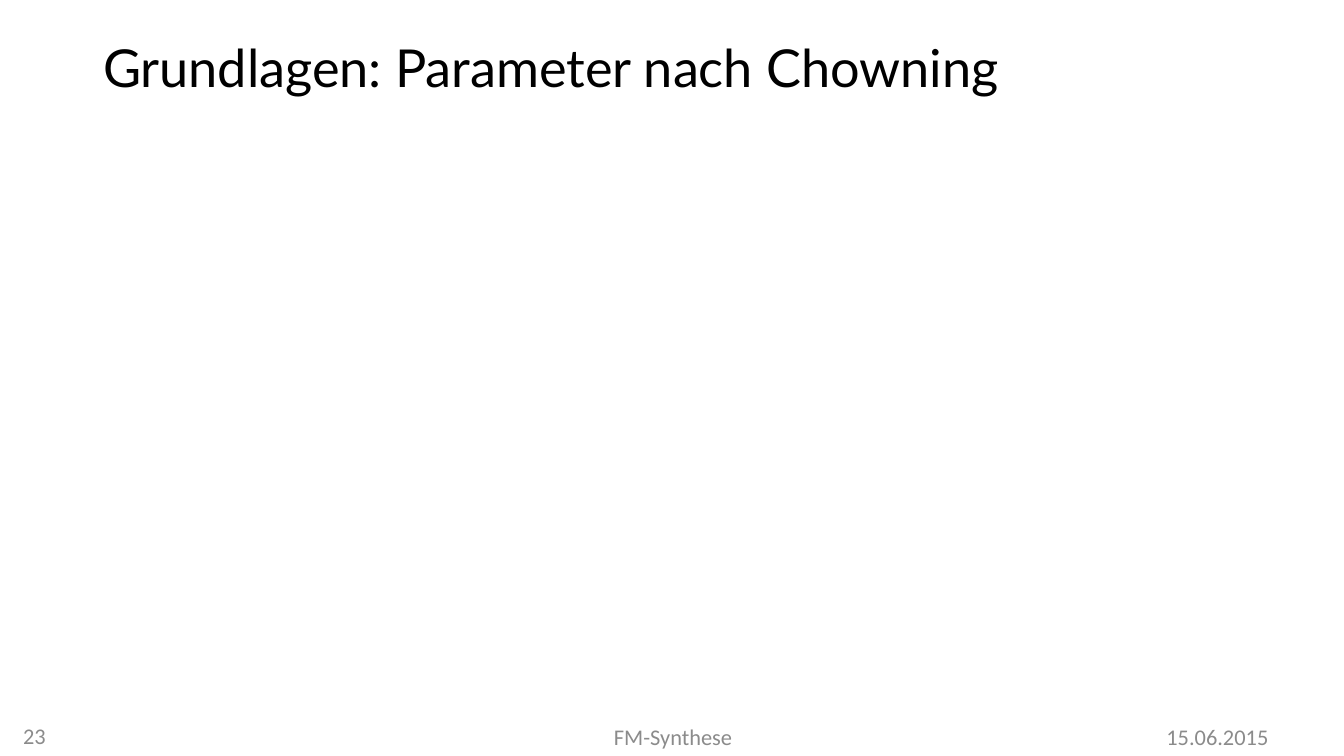
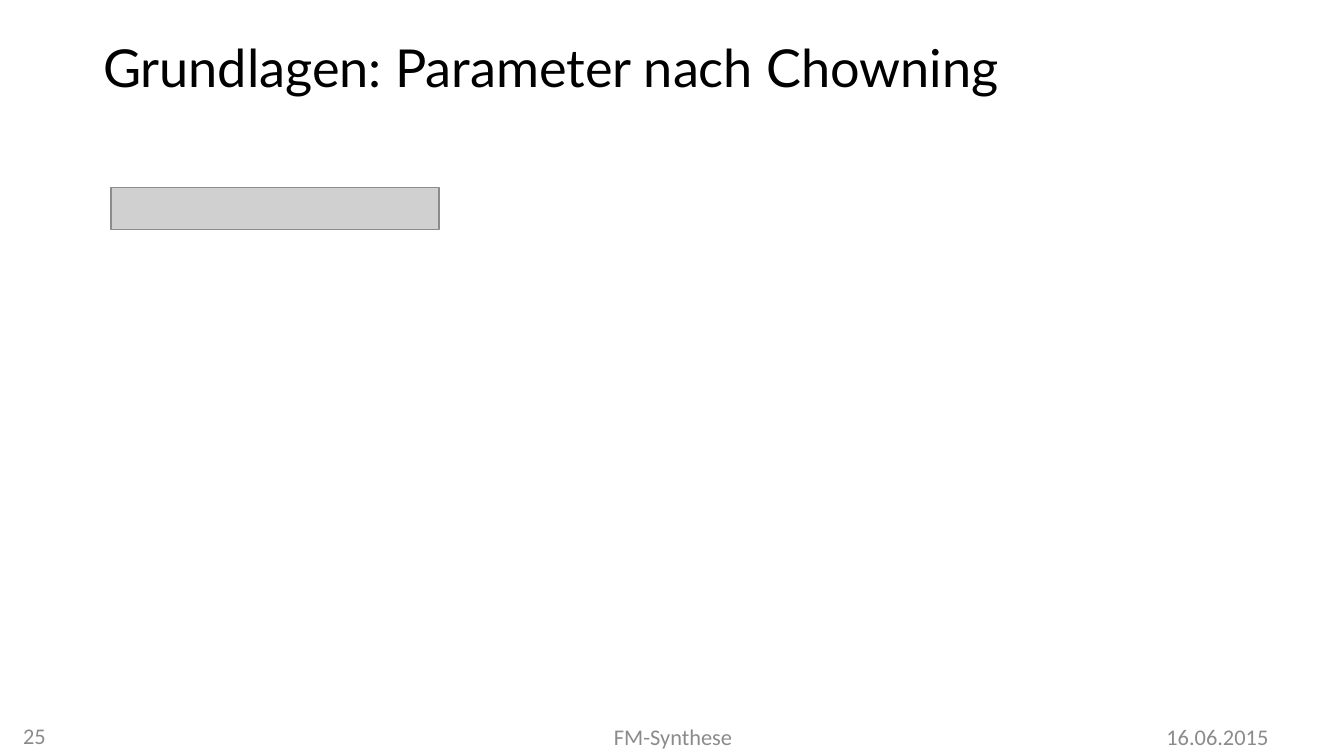
Before and after one commit to MBulli/VSeminar, a slide deck: slide 25 of Praesentation/FMSynthese-Julius.pptx (slide 23 before the commit). Drawn at 1344x756 pixels with LibreOffice and Linux fonts; fonts in the diff are those of the drawing; grey boxes stand for pictures; background and template pictures are left out. Boxes give left, top, right and bottom in pixels: in the first picture for what was removed or moved away, otherwise in the second. Text is boxed around its words. In the diff, an @@ line names an element or a change of style, - is before the commit and + after.

Commit message:
Some text and slides

```diff
--- a/Praesentation/FMSynthese-Julius.pptx
+++ b/Praesentation/FMSynthese-Julius.pptx
@@ picture added at [112,187,439,230] @@
@@ page number at [23,729,46,744]: text changed @@
-23
+25
@@ text at [1166,730,1268,745]: text changed @@
-15.06.2015
+16.06.2015
```
Also in this commit, not shown: 22 other slides changed, 3 slides added, 3 other files.
